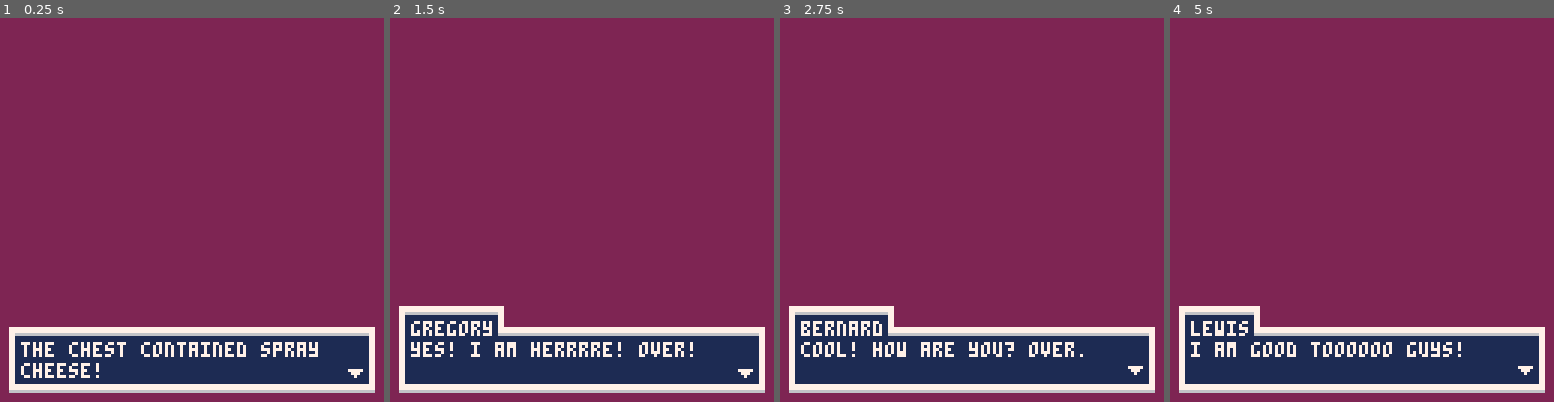
Above: before the commit, frames 1-4 (left to right).
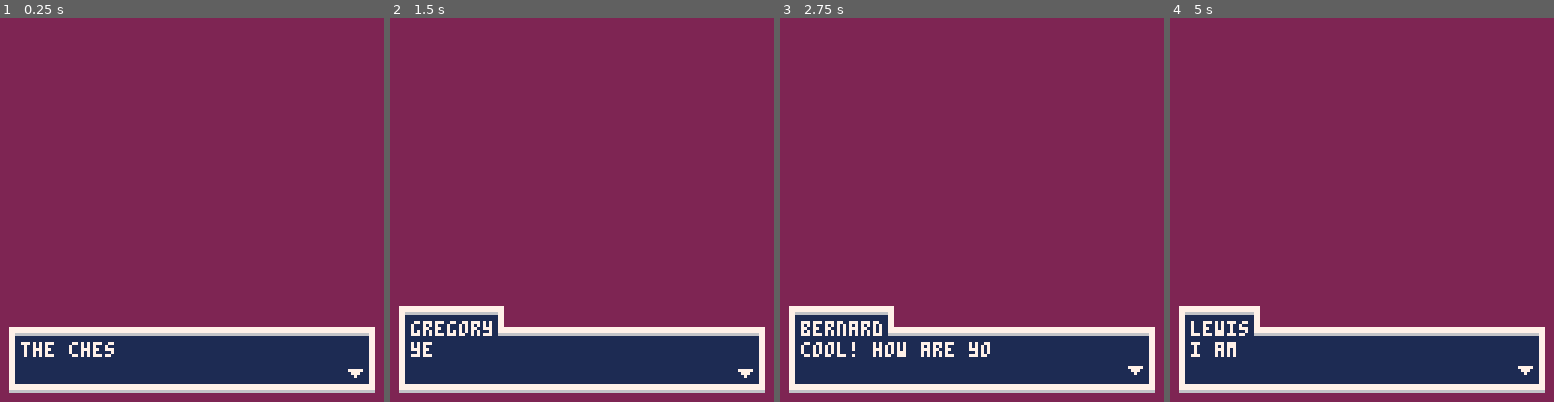
Above: after the commit, the same moments.

Repository: jessemillar/pico-8
Game: PICO-8 cartridge text-boxes/dev/text-boxes.p8
Two runs of this game, one before a commit and one after it. Both use one fixed random seed, a clock stepped at 60 frames per second and the inputs below.
Inputs:
- Up to frame 1 (0.25 s): no input
- Up to frame 2 (1.5 s): tap O (Z key) at 0.33, 0.7, 1.43 s
- Up to frame 3 (2.75 s): tap O (Z key) at 2.22 s
- Up to frame 4 (5 s): tap O (Z key) at 3.1, 3.98, 4.87 s

The runs differ from the first frame. In frame 1, 1.3% of the frame differs, in the area x 5-83%, y 84-94%; in frame 2, 1.0%; in frame 3, 0.4%; in frame 4, 0.9%.

Commit message:
Typing/speaking effect

Diff:
--- a/text-boxes/dev/text-boxes.p8
+++ b/text-boxes/dev/text-boxes.p8
@@ -38,7 +38,7 @@
 
 -- a utility function for easily adding a line to the messages array
 function tbox_line(speaker, line)
-	local line={speaker=speaker, line=line}
+	local line={speaker=speaker, line=line, animation=0}
 	add(tbox_messages, line)
 end
 
@@ -88,9 +88,17 @@
 		end
 
 		-- print the message
-		print(tbox_messages[1].line, 7, 108, 7)
+		if tbox_messages[1].animation<#tbox_messages[1].line then
+			sfx(1)
+			tbox_messages[1].animation+=1
+		elseif tbox_messages[2].animation<#tbox_messages[2].line then
+			sfx(1)
+			tbox_messages[2].animation+=1
+		end
+
+		print(sub(tbox_messages[1].line, 0, tbox_messages[1].animation), 7, 108, 7)
 		if #tbox_messages>1 then -- only draw a second line if one exist
-			print(tbox_messages[2].line, 7, 115, 7)
+			print(sub(tbox_messages[2].line, 0, tbox_messages[2].animation), 7, 115, 7)
 		end
 
 		-- draw and animate the arrow
Not shown, changed: the sound effects (__sfx__) section of text-boxes/dev/text-boxes.p8
Not shown, changed: text-boxes/text-boxes.js
